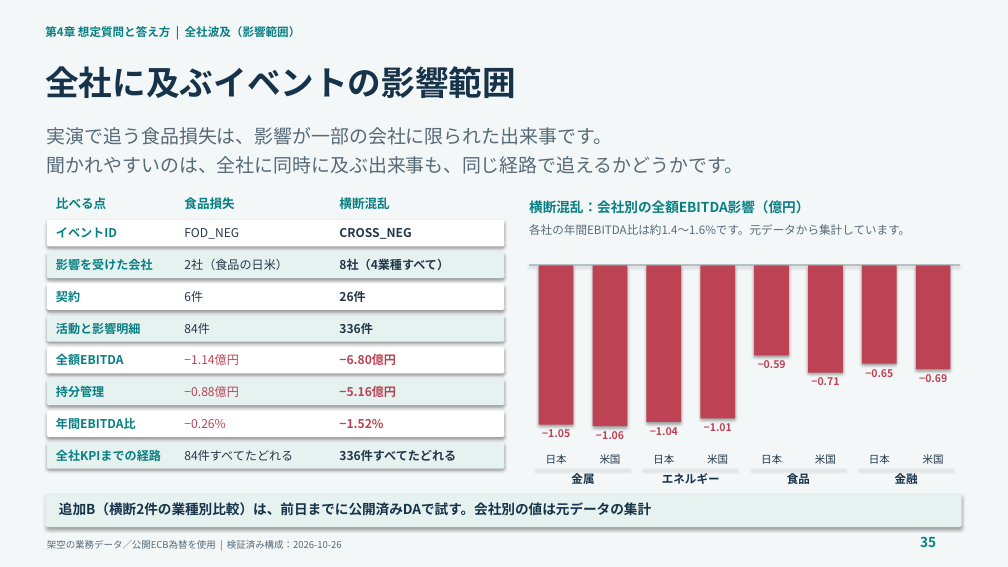
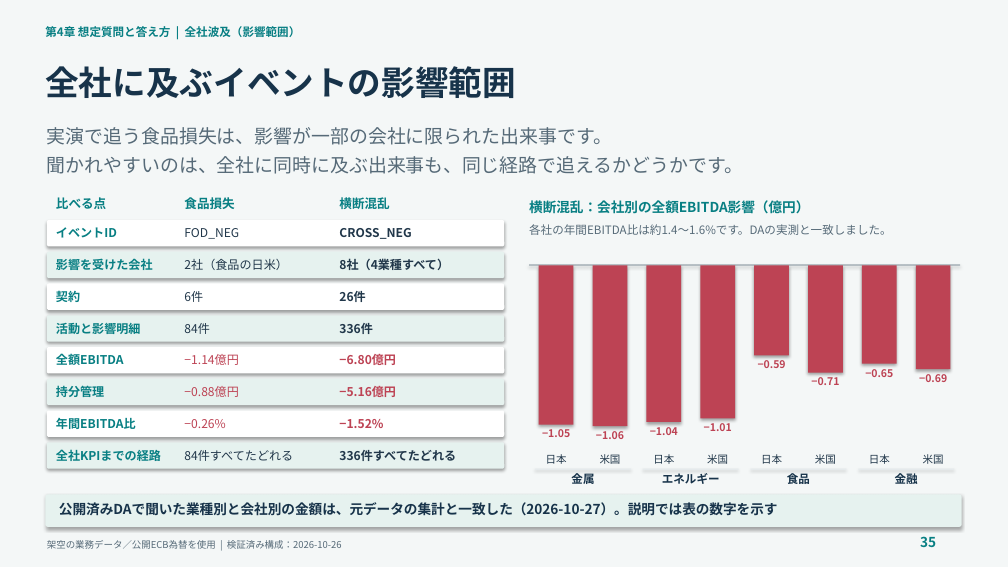
Before and after one commit to c-nova/FabricOntology_Trading, a slide deck: slide 35 of decks/TradingOntology_Demo_Presenter_Guide_JA.pptx. Drawn at 1008x567 pixels with LibreOffice and Linux fonts; fonts in the diff are those of the drawing. Boxes give left, top, right and bottom in pixels: in the first picture for what was removed or moved away, otherwise in the second. Text is boxed around its words. In the diff, an @@ line names an element or a change of style, - is before the commit and + after.

```diff
--- a/decks/TradingOntology_Demo_Presenter_Guide_JA.pptx
+++ b/decks/TradingOntology_Demo_Presenter_Guide_JA.pptx
@@ text at (529,224,892,235): text changed @@
-各社の年間EBITDA比は約1.4〜1.6%です。元データから集計しています。
+各社の年間EBITDA比は約1.4〜1.6%です。DAの実測と一致しました。
@@ text at (59,502,778,516): text changed @@
-追加B（横断2件の業種別比較）は、前日までに公開済みDAで試す。会社別の値は元データの集計
+公開済みDAで聞いた業種別と会社別の金額は、元データの集計と一致した（2026-10-27）。説明では表の数字を示す
```
Also in this commit, not shown: 1 other slide changed, 6 other files.
